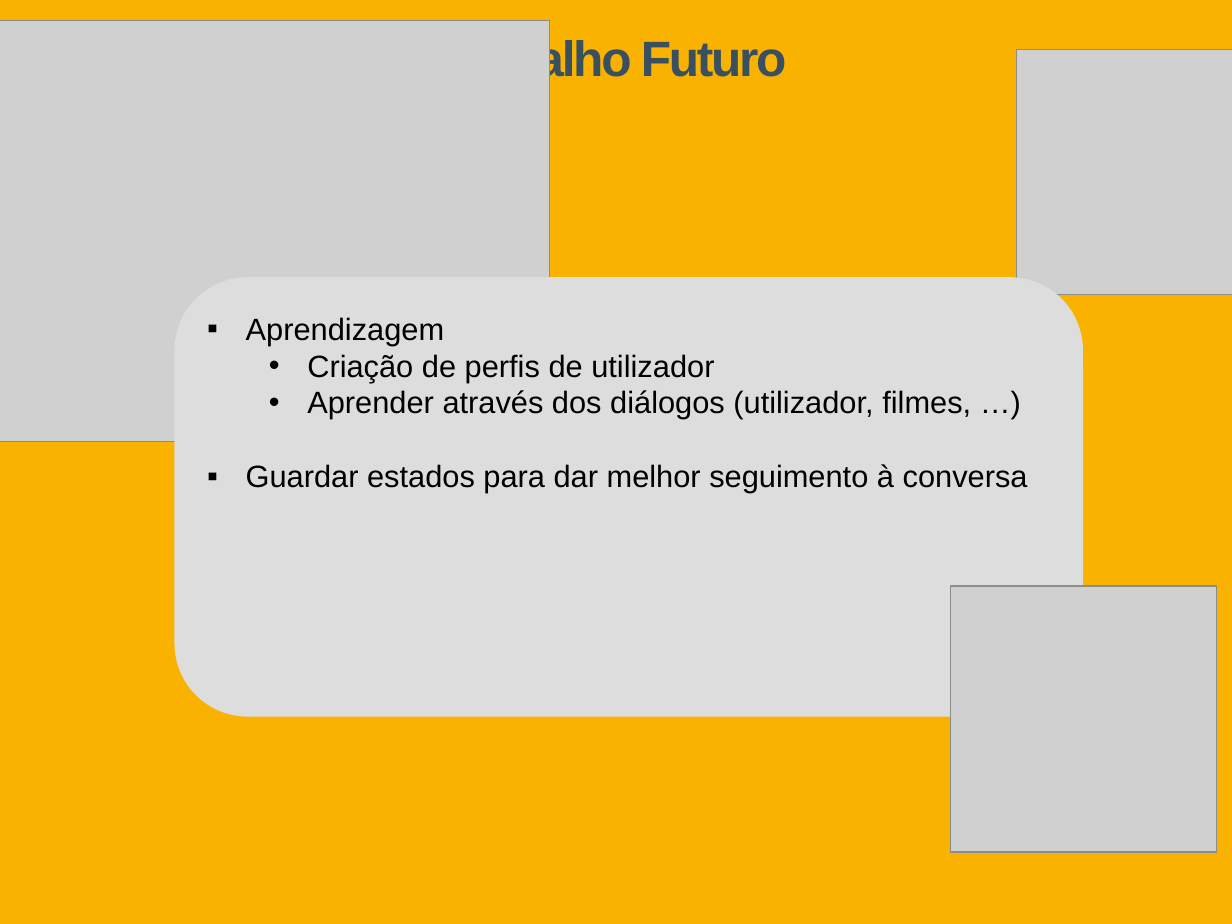
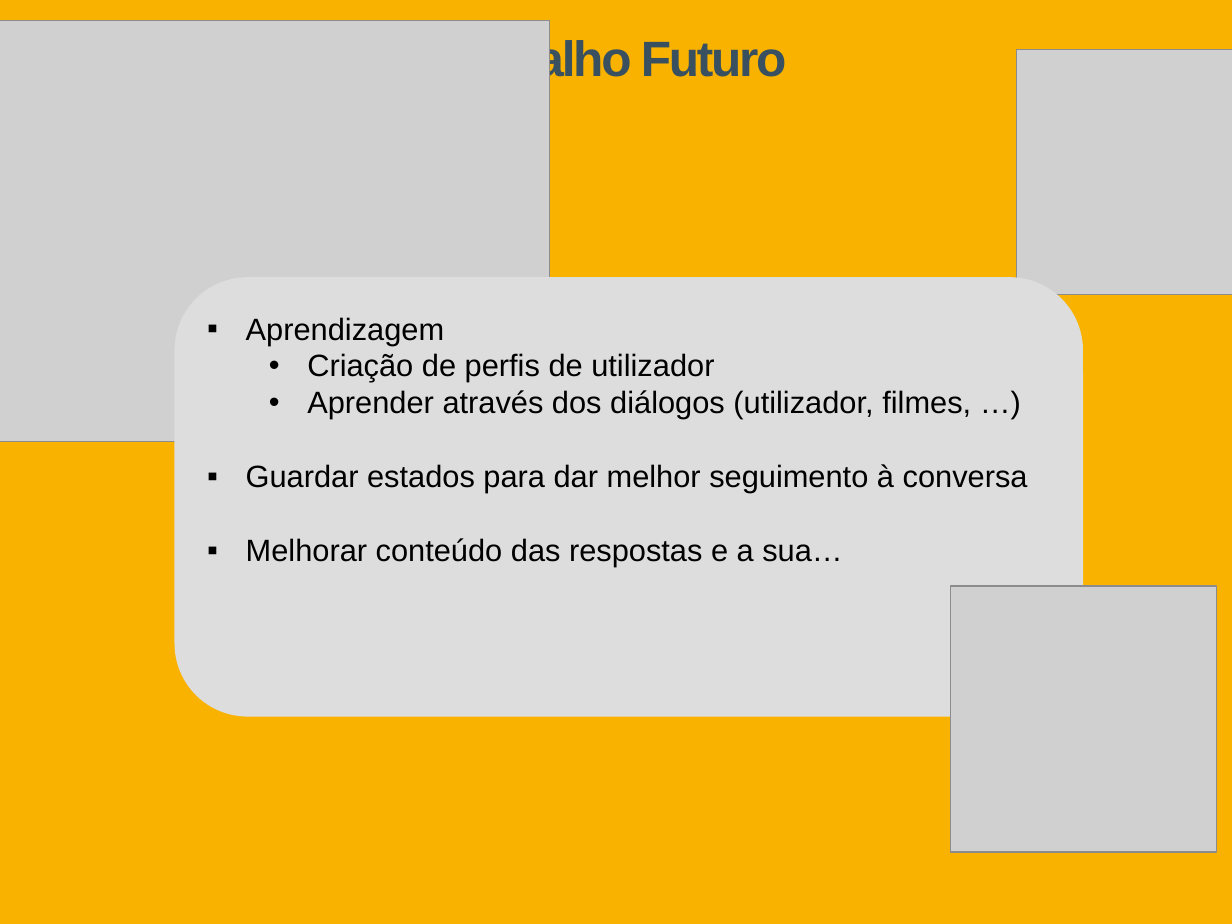
Before and after one commit to Tibblue/PLC, a slide deck: slide 17 of LEI/apresentações/checkpoint2/apresLEI_grupo47.pptx. Drawn at 1232x924 pixels with LibreOffice and Linux fonts; fonts in the diff are those of the drawing; grey boxes stand for pictures. Boxes give left, top, right and bottom in pixels: in the first picture for what was removed or moved away, otherwise in the second. Text is boxed around its words. In the diff, an @@ line names an element or a change of style, - is before the commit and + after.

```diff
--- a/LEI/apresentações/checkpoint2/apresLEI_grupo47.pptx
+++ b/LEI/apresentações/checkpoint2/apresLEI_grupo47.pptx
@@ text at (x1=246, y1=538, x2=842, y2=567): paragraph added @@
+▪ Melhorar conteúdo das respostas e a sua…
```
Also in this commit, not shown: 7 other slides changed.
